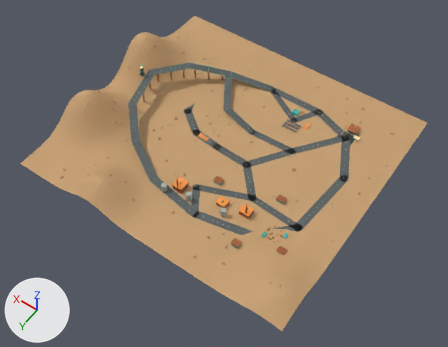
An edit to the Blender file blender/tre-verdener/skrotstorm/skrotstorm.blend, drawn before and after from the same camera.
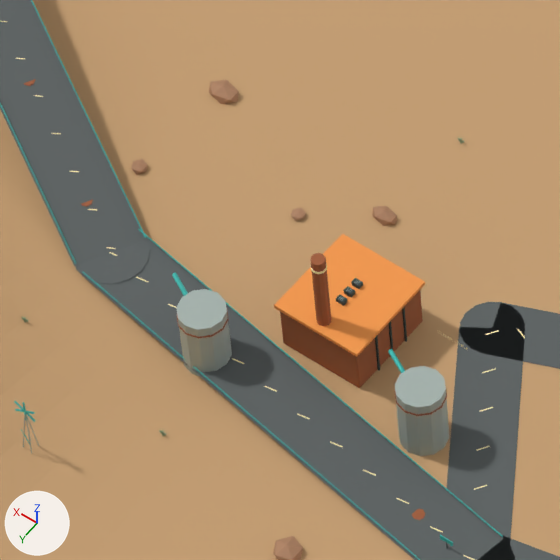
Old and new are each drawn whole from a 50 mm camera at (-696.0, 1003.0, 1411.0) aimed at (-46.0, 93.0, -19.0) and again close up on the part from 32% to 46% of the width and 43% to 61% of the height. The axes (+X, +Y, +Z) are drawn at lower left. The lights are the same throughout. The older version's two pictures come first.

The first close-up shows 'Verden_Børstet stål', 'Verden_Gyldent sand', 'Verden_Orange emalje', 'Verden_Rust', 'Verden_Slidt asfalt', 'Verden_Terracotta klippe', 'Verden_Turkis emalje' and 4 more.
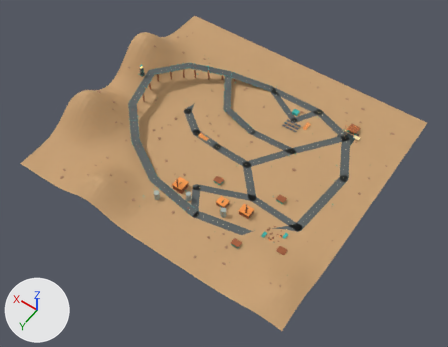
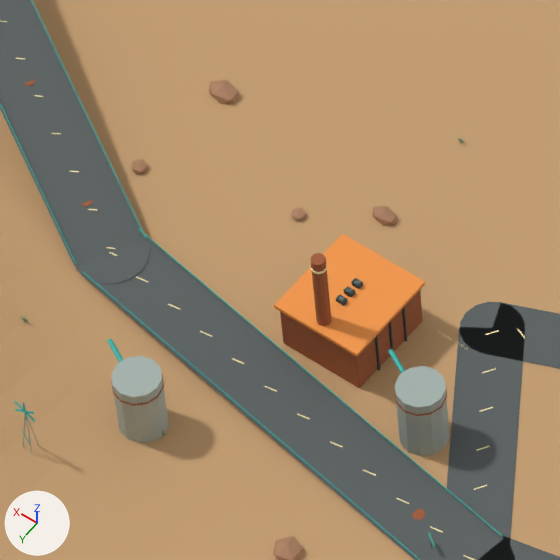
Changed parts and their boxes [x1, y1, x2, y2] in the close-ups (560 x 560 px; the box of a moved part takes in the faces that stretch with it):
part 1 of me_cylinder_004, moved or reshaped
    before: [177, 307, 229, 338]
    after: [111, 374, 164, 406]
part 2 of me_cylinder_007, moved or reshaped
    before: [172, 273, 188, 296]
    after: [107, 339, 123, 362]
part 3 of me_cylinder_007, moved or reshaped
    before: [440, 535, 453, 546]
    after: [428, 532, 435, 548]
part 4 of me_cube_283, moved or reshaped
    before: [176, 289, 232, 376]
    after: [111, 356, 169, 443]

The change in detail:
me_cylinder_004 is used by ob_verden_rust; location (-45.2, 261.2, 0.4).
me_cylinder_004 had 1336 vertices, 1086 faces and spanned x -297.0..373.0, y -532.0..29.0, z 0.0..70.0.
me_cylinder_004 now has 1336 vertices, 1086 faces and spans x -297.0..373.0, y -532.0..31.0, z 0.0..70.0.
me_cylinder_004 part 1: the loose piece of 24 vertices spanning x 83.0..100.0, y -18.0..-1.0, z 21.0..22.0 is moved by (0.0, 32.0, 0.0).
me_cylinder_007 is used by ob_verden_turkis_emalje; location (14.3, 264.4, 4.0); rotation (1.541, 0.0, 1.42), in degrees (88, 0, 81).
me_cylinder_007 had 4767 vertices, 3350 faces and spanned x -573.0..59.0, y -10.0..96.0, z -347.0..380.0.
me_cylinder_007 now has 5151 vertices, 3638 faces and spans x -573.0..59.0, y -7.0..96.0, z -347.0..380.0.
me_cylinder_007 part 2: the loose piece of 16 vertices spanning x -15.0..-7.0, y 12.0..14.0, z 33.0..55.0 is moved by (32.0, 0.0, -5.0).
me_cylinder_007 part 3: the loose piece of 8 vertices spanning x -10.0..-9.0, y 2.0..4.0, z -76.0..-71.0 is scaled about its middle by (2.46, 0.99, -0.916), then moved by (3.0, 0.0, 3.0).
Other edits to the shape of me_cylinder_007 do not show in these pictures.
me_cube_283 has 1136 vertices, 752 faces and spans x -96.0..520.0, y -4.0..551.0, z -8.0..18.0.
me_cube_283 is used by ob_verden_børstet_stål; location (-273.0, -235.0, 8.0).
me_cube_283 part 4: the loose piece of 24 vertices spanning x 311.0..327.0, y 479.0..495.0, z -8.0..18.0 is moved by (0.0, 32.0, 0.0).
